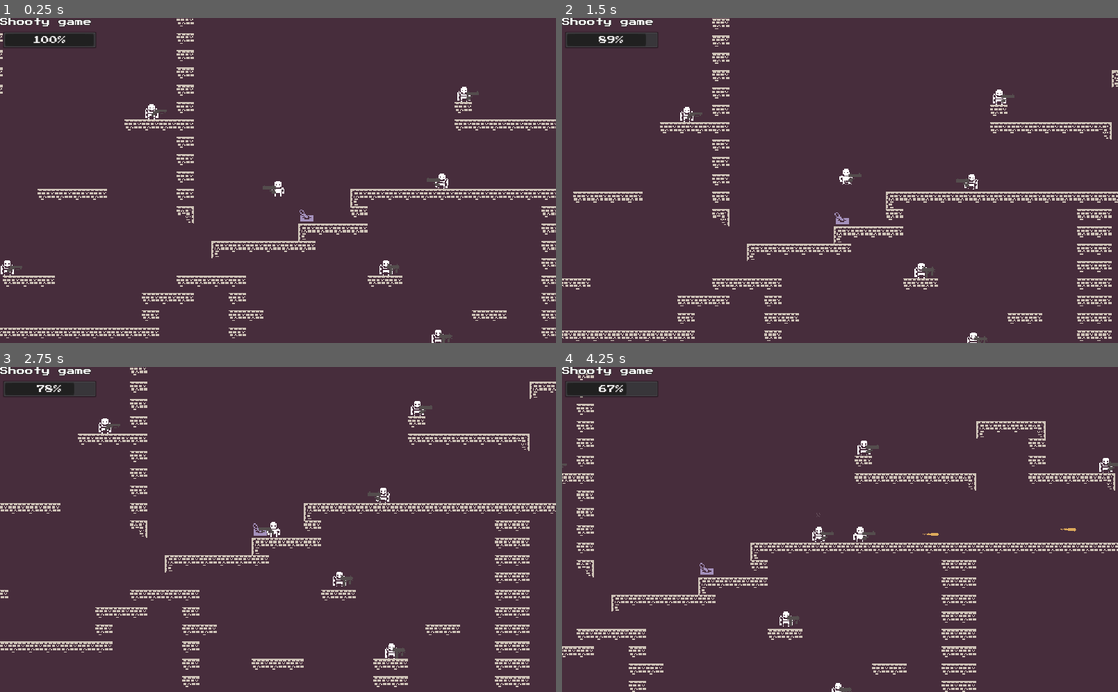
Above: before the commit, frames 1-4 (two rows, left to right).
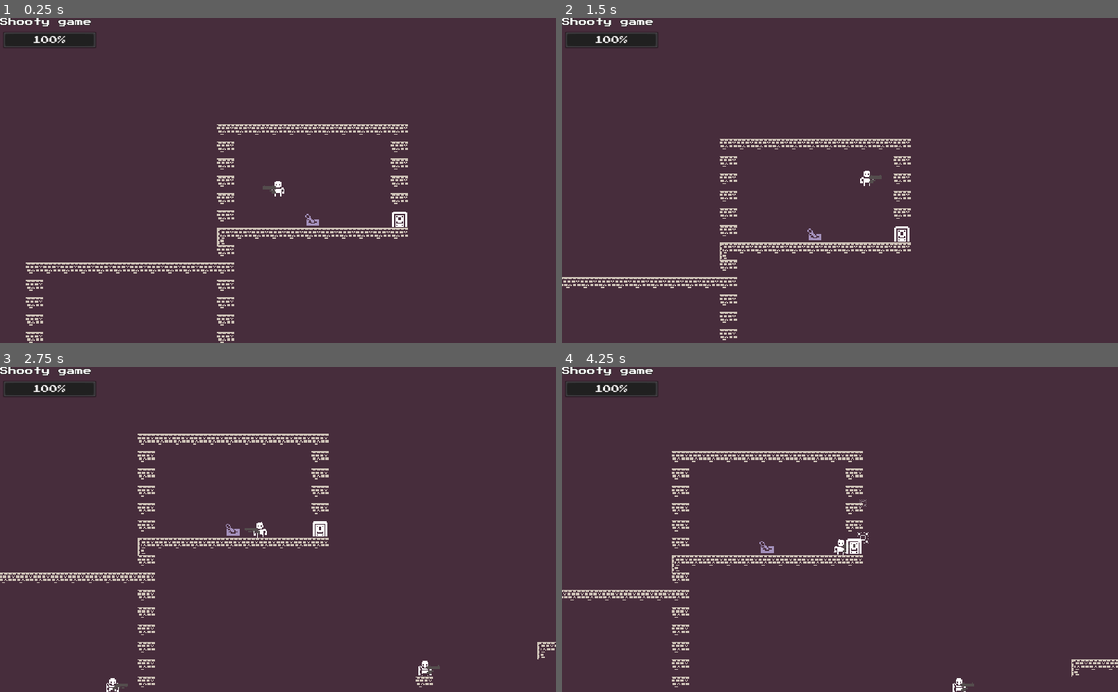
Above: after the commit, the same moments.

Repository: BasicLich/miz-jam-1-entry
Game: Godot game, scene res://Game.tscn
Two runs of this game, one before a commit and one after it. Both use one fixed random seed, a clock stepped at 60 frames per second and the inputs below.
Inputs:
- Up to frame 1 (0.25 s): no input
- Up to frame 2 (1.5 s): tap F at 0.5, 1.25 s; hold S (player_aim_down) 0.53-1.28 s; hold Right (player_right) from 0.53 s (still down); tap Z (player_jump) at 0.77 s; tap W (player_aim_up) at 1.35 s
- Up to frame 3 (2.75 s): tap Z (player_jump) at 1.52 s; tap F at 2 s; release Right (player_right) at 2.03 s; hold Left (player_left) from 2.03 s (still down); tap } (player_next_weapon) at 2.1 s
- Up to frame 4 (4.25 s): tap F at 2.75, 3.5 s; release Left (player_left) at 2.78 s; hold Right (player_right) from 2.78 s (still down); tap { (player_prev_weapon) at 2.85 s; tap Z (player_jump) at 3.02, 3.77 s; hold X (player_shoot) from 3.53 s (still down)

The runs differ from the first frame. In frame 1, 6.7% of the frame differs, in the area x 0-100%, y 0-100%; in frame 2, 7.1%; in frame 3, 7.7%; in frame 4, 7.4%.

Commit message:
Swithces/Doors added.

Diff:
--- /dev/null
+++ b/Anim/Open.tres
@@ -0,0 +1,28 @@
+[gd_resource type="Animation" format=2]
+
+[resource]
+resource_name = "Open"
+tracks/0/type = "bezier"
+tracks/0/path = NodePath(".:position:y")
+tracks/0/interp = 1
+tracks/0/loop_wrap = true
+tracks/0/imported = false
+tracks/0/enabled = true
+tracks/0/keys = {
+"points": PoolRealArray( 0, -0.25, 0, 0.29, -20, -16, -0.29, 0, 0.25, 0 ),
+"times": PoolRealArray( 0, 1 )
+}
+tracks/1/type = "method"
+tracks/1/path = NodePath(".")
+tracks/1/interp = 1
+tracks/1/loop_wrap = true
+tracks/1/imported = false
+tracks/1/enabled = true
+tracks/1/keys = {
+"times": PoolRealArray( 0.5 ),
+"transitions": PoolRealArray( 1 ),
+"values": [ {
+"args": [  ],
+"method": "updateDoor"
+} ]
+}
--- /dev/null
+++ b/Door.gd
@@ -0,0 +1,27 @@
+extends Node2D
+
+class_name Door
+
+var states := []
+var closed := true
+onready var ap := $DoorBody/AnimationPlayer
+
+func setState(state):
+	states.push_back(state)
+	updateDoor()
+
+func updateDoor():
+	if states.empty():
+		return
+
+	var state = states.pop_back()
+	if state == Common.ON and closed:
+		closed = false
+		ap.play("Open")
+		print_debug("Opening door")
+	elif not closed:
+		closed = true
+		ap.play_backwards("Open")
+		print_debug("Closing door")
+	else:
+		print_debug("Nothing with door")
--- a/Door.tscn
+++ b/Door.tscn
@@ -1,22 +1,25 @@
-[gd_scene load_steps=4 format=2]
+[gd_scene load_steps=5 format=2]
 
 [ext_resource path="res://ColTile16x16.tres" type="Shape2D" id=1]
 [ext_resource path="res://Art/monochrome_transparent.png" type="Texture" id=2]
+[ext_resource path="res://Anim/Open.tres" type="Animation" id=3]
+[ext_resource path="res://Door.gd" type="Script" id=4]
 
-[sub_resource type="Animation" id=1]
-resource_name = "Open"
+[node name="Door" type="Node2D"]
+script = ExtResource( 4 )
 
-[node name="Door" type="KinematicBody2D"]
+[node name="DoorBody" type="KinematicBody2D" parent="."]
 z_index = 1
 collision_mask = 0
+script = ExtResource( 4 )
 
-[node name="CollisionShape2D" type="CollisionShape2D" parent="."]
+[node name="CollisionShape2D" type="CollisionShape2D" parent="DoorBody"]
 shape = ExtResource( 1 )
 
-[node name="Sprite" type="Sprite" parent="."]
+[node name="Sprite" type="Sprite" parent="DoorBody"]
 texture = ExtResource( 2 )
 region_enabled = true
 region_rect = Rect2( 102, 170, 16, 16 )
 
-[node name="AnimationPlayer" type="AnimationPlayer" parent="."]
-anims/Open = SubResource( 1 )
+[node name="AnimationPlayer" type="AnimationPlayer" parent="DoorBody"]
+anims/Open = ExtResource( 3 )
--- a/Level0.tscn
+++ b/Level0.tscn
@@ -6,21 +6,23 @@
 [ext_resource path="res://Player.tscn" type="PackedScene" id=4]
 [ext_resource path="res://Guy.tscn" type="PackedScene" id=5]
 [ext_resource path="res://Switch.tscn" type="PackedScene" id=6]
+[ext_resource path="res://Door.tscn" type="PackedScene" id=7]
 
 [node name="Level" type="TileMap"]
 tile_set = ExtResource( 3 )
 cell_size = Vector2( 16, 16 )
 collision_mask = 7
 format = 1
-tile_data = PoolIntArray( 20, 1, 0, 21, 3, 0, 22, 3, 0, 23, 3, 0,  …(6520 unchanged characters)…
+tile_data = PoolIntArray( -393196, 3, 0, -393195, 3, 0, -393194, 3, 0, -393193, 3, 0, -393192, 3, 0, -393191, 3, 0, -393190, 3, 0, -393189, 3, 0, -393188, 3, 0, -393187, 3, 0, -393186, 3, 0, -327660, 3, 0, -327650, 3, 0, -262124, 3, 0, -262114, 3, 0, -196588, 3, 0, -196578, 3, 0, -131052, 3, 0, -131042, 3, 0, -65516, 3, 0, 20, 1, 0, 21, 3, 0, 22, 3, 0, 23, 3, 0,  …(6520 unchanged characters)…
 
 [node name="Player" parent="." instance=ExtResource( 4 )]
+position = Vector2( 376, -48 )
 
 [node name="Guy1" parent="." instance=ExtResource( 5 )]
 position = Vector2( 584.66, 114.796 )
 
 [node name="Guy2" parent="." instance=ExtResource( 5 )]
-position = Vector2( 566.16, 198.886 )
+position = Vector2( 712, 184 )
 
 [node name="Guy3" parent="." instance=ExtResource( 5 )]
 position = Vector2( 835.855, 167.683 )
@@ -47,4 +49,7 @@
 position = Vector2( 623.071, 391.425 )
 
 [node name="Switch" parent="." instance=ExtResource( 6 )]
-position = Vector2( 440, 232 )
+position = Vector2( 408, -8 )
+
+[node name="Door2" parent="Switch" instance=ExtResource( 7 )]
+position = Vector2( 80, 0 )
--- a/Switch.gd
+++ b/Switch.gd
@@ -11,6 +11,10 @@
 	$On.visible = state == Common.ON
 	$Off.visible = state == Common.OFF
 
+	for child in get_children():
+		if child is Door:
+			child.setState(state)
+
 func toggle():
 	if state == Common.ON:
 		state = Common.OFF
--- a/project.godot
+++ b/project.godot
@@ -18,6 +18,11 @@
 "class": "Common",
 "language": "GDScript",
 "path": "res://Common.gd"
+}, {
+"base": "Node2D",
+"class": "Door",
+"language": "GDScript",
+"path": "res://Door.gd"
 }, {
 "base": "Actor",
 "class": "Guy",
@@ -52,6 +57,7 @@
 _global_script_class_icons={
 "Actor": "",
 "Common": "",
+"Door": "",
 "Guy": "",
 "Player": "",
 "Projectile": "",
Not shown: 1 places in Level0.tscn that only renumber resources
